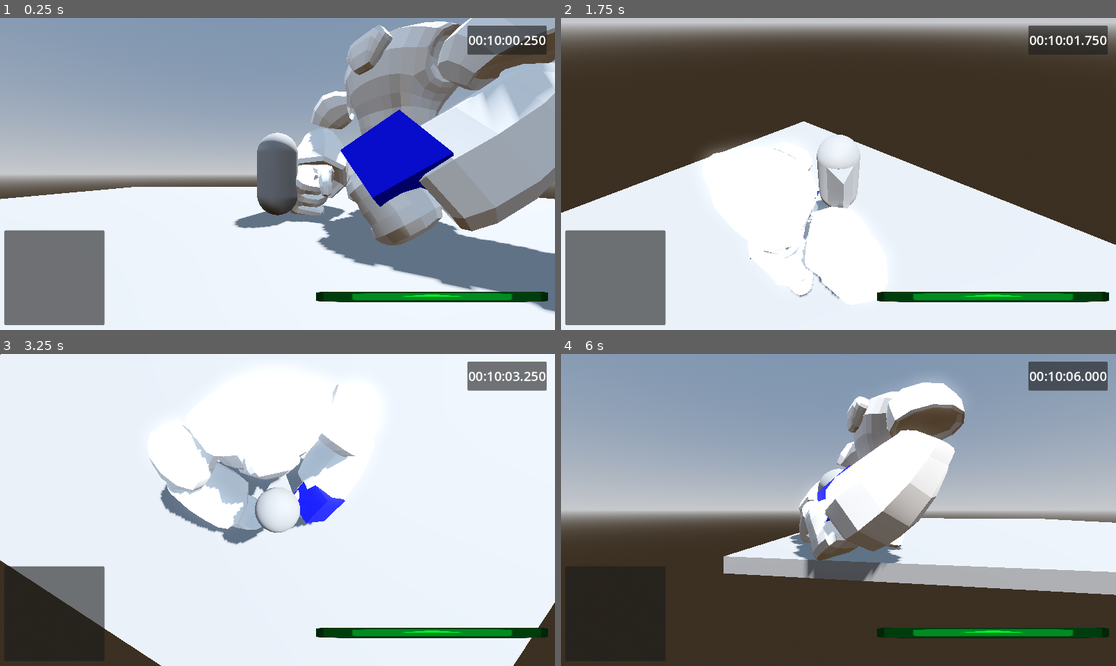
Above: before the commit, frames 1-4 (two rows, left to right).
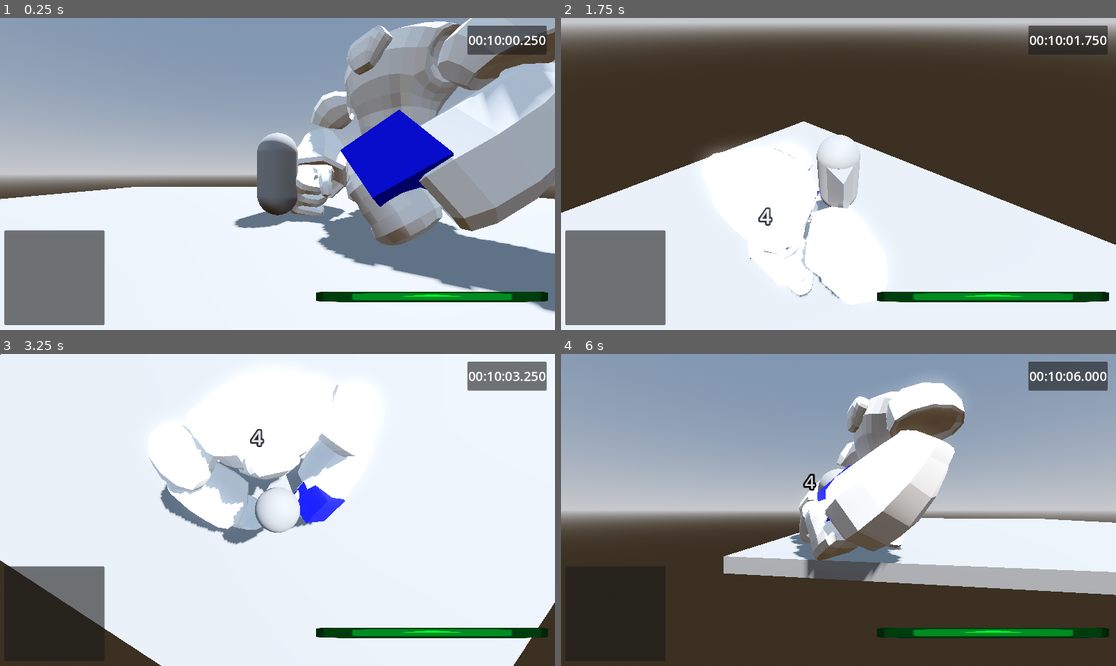
Above: after the commit, the same moments.

Repository: EroAxe/Golem-Rush
Game: Godot game, scene res://Levels/test_level.tscn
Same seed, same stepped clock (60 frames per second), same inputs: the game is played once before the commit and once after it. The project has no main scene, so this scene is started directly. The engine's default icon, where the game draws it, is replaced by a stand-in: a white triangle on a blue panel in a dark square.
Inputs (mouse positions are in pixels of both pictures, inside the frame that each line leads up to):
- Up to frame 1 (0.25 s): no input
- Up to frame 2 (1.75 s): move the mouse to (960, 158) at 0.52 s; hold D (right) 0.53-1.28 s; click (960, 158) at 0.6 s; tap Space (jump) at 0.77, 1.52 s; move the mouse to (727, 189) at 1.27 s; hold S (down) from 1.28 s (still down); click (727, 189) at 1.35 s
- Up to frame 3 (3.25 s): move the mouse to (333, 441) at 2.02 s; release S (down) at 2.03 s; hold D (right) 2.03-2.78 s; click (333, 441) at 2.1 s; move the mouse to (249, 572) at 2.77 s; hold W (up) from 2.78 s (still down); click (249, 572) at 2.85 s; tap Space (jump) at 3.02 s
- Up to frame 4 (6 s): move the mouse to (1005, 556) at 3.52 s; release W (up) at 3.53 s; hold A (left) 3.53-5.03 s; click (1005, 556) at 3.6 s; tap Space (jump) at 3.77, 4.52 s; move the mouse to (672, 463) at 4.27 s; click (672, 463) at 4.35 s; move the mouse to (866, 510) at 5.02 s; hold S (down) 5.03-5.78 s; click (866, 510) at 5.1 s; move the mouse to (755, 432) at 5.77 s; hold D (right) from 5.78 s (still down); click (755, 432) at 5.85 s

The runs differ from the first frame. In frame 2, less than 0.1% of the frame differs, in the area x 35-39%, y 60-67%; in frame 3, 0.1%, in the area x 45-48%, y 24-30%; in frame 4, less than 0.1%.
Error before the commit: Invalid access to property or key 'attack' on a base object of type 'Area3D (atk_box.gd)'. (res://Classes/Entity.gd:28)
Error after the commit: Invalid access to property or key 'dmg' on a base object of type 'Nil'. (res://Classes/Resources/Stats.gd:15)

Commit message:
Switched Atk_Box to use an Attack Resource
Allows more customizability by accessing the properties based off Attack.  Also added Atk_Box.ready_attack that takes in an attack and sets the local attack member to said Attack.

Diff:
--- a/Reusables/Scripts/atk_box.gd
+++ b/Reusables/Scripts/atk_box.gd
@@ -3,16 +3,24 @@
 
 signal attacked_target(body)
 
-@export var dmg := 5.0
+@export var attack : Attack
 
 func _ready():
 
 	body_entered.connect(attacked)
 
 
-func ready_attack(dmg):
+#func _process(delta):
+#
+#	if owner is Enemy:
+#
+#		prints(owner.global_position, global_position)
+#
+#
 
-	self.dmg = dmg
+func ready_attack(attack):
+
+	self.attack = attack
 
 
 func attacked(body):
